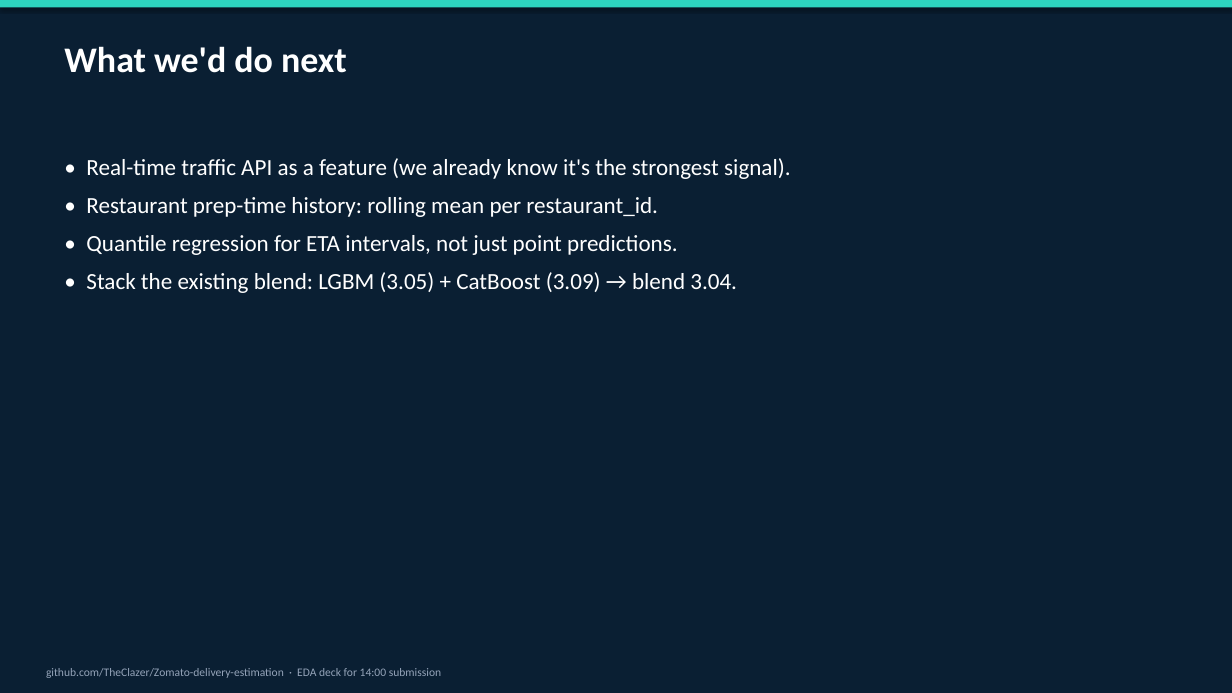
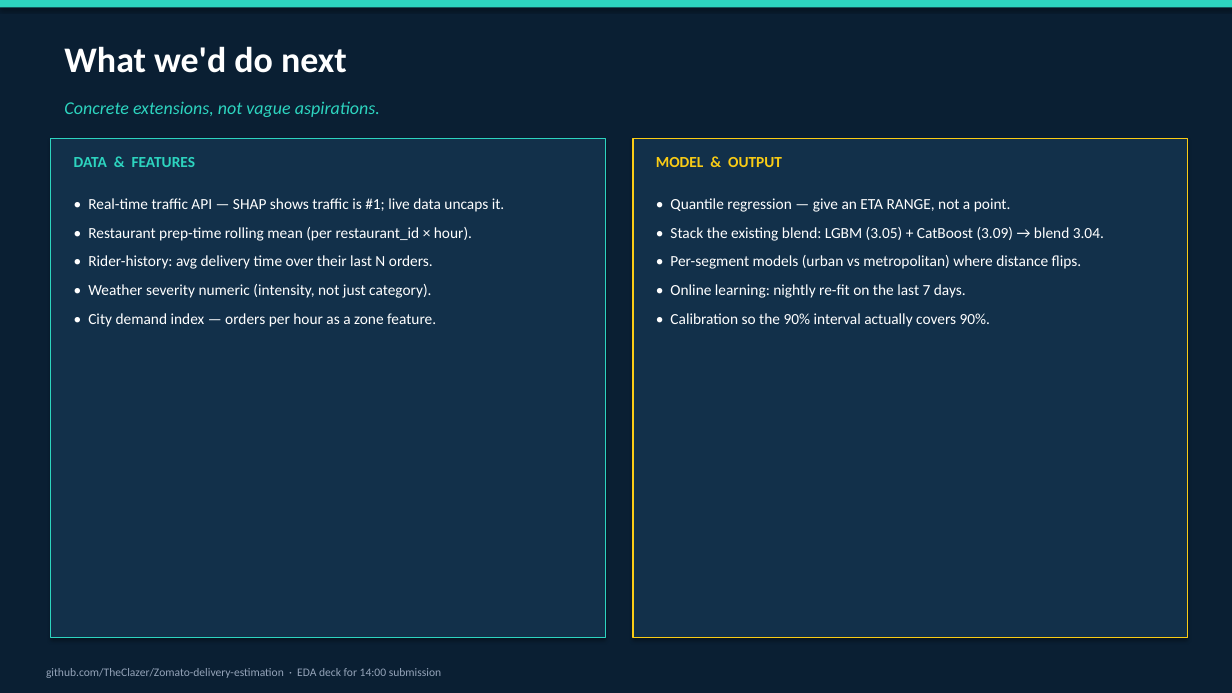
Before and after one commit to TheClazer/Zomato-delivery-estimation, a slide deck: slide 10 of reports/eda_2pm.pptx. Drawn at 1232x693 pixels with LibreOffice and Linux fonts; fonts in the diff are those of the drawing. Boxes give left, top, right and bottom in pixels: in the first picture for what was removed or moved away, otherwise in the second. Text is boxed around its words. In the diff, an @@ line names an element or a change of style, - is before the commit and + after.

```diff
--- a/reports/eda_2pm.pptx
+++ b/reports/eda_2pm.pptx
@@ text added at [64,101,380,117], 14 pt, text #2DD4BF, italic @@
+Concrete extensions, not vague aspirations.
@@ rectangle added at [51,139,605,638], fill #12304A, outline #2DD4BF 1 pt @@
@@ rectangle added at [633,139,1188,638], fill #12304A, outline #FACC15 1 pt @@
@@ text added at [74,157,195,167], 12 pt, text #2DD4BF, bold @@
+DATA & FEATURES
@@ text removed at [86,158,790,293] @@
-• Real-time traffic API as a feature (we already know it's the strongest signal).
-• Restaurant prep-time history: rolling mean per restaurant_id.
-• Quantile regression for ETA intervals, not just point predictions.
-• Stack the existing blend: LGBM (3.05) + CatBoost (3.09) → blend 3.04.
@@ text added at [656,157,782,167], 12 pt, text #FACC15, bold @@
+MODEL & OUTPUT
@@ text added at [88,198,505,327], 12 pt, text #FFFFFF @@
+• Real-time traffic API — SHAP shows traffic is #1; live data uncaps it.
+• Restaurant prep-time rolling mean (per restaurant_id × hour).
+• Rider-history: avg delivery time over their last N orders.
+• Weather severity numeric (intensity, not just category).
+• City demand index — orders per hour as a zone feature.
@@ text added at [670,198,1104,327], 12 pt, text #FFFFFF @@
+• Quantile regression — give an ETA RANGE, not a point.
+• Stack the existing blend: LGBM (3.05) + CatBoost (3.09) → blend 3.04.
+• Per-segment models (urban vs metropolitan) where distance flips.
+• Online learning: nightly re-fit on the last 7 days.
+• Calibration so the 90% interval actually covers 90%.
```
Also in this commit, not shown: 7 other slides changed, 1 slide added, 1 slide removed, 5 other files.
